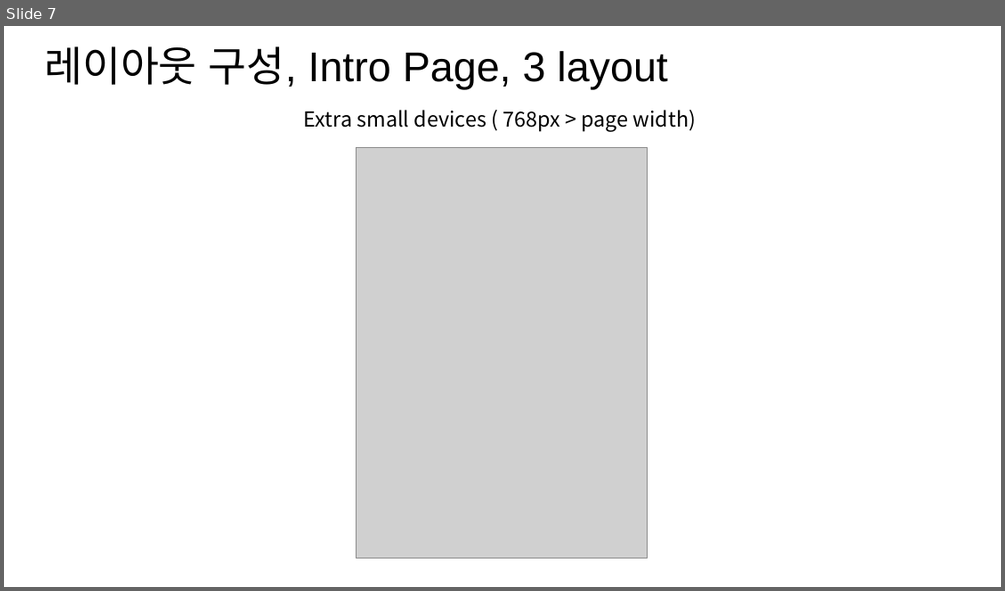
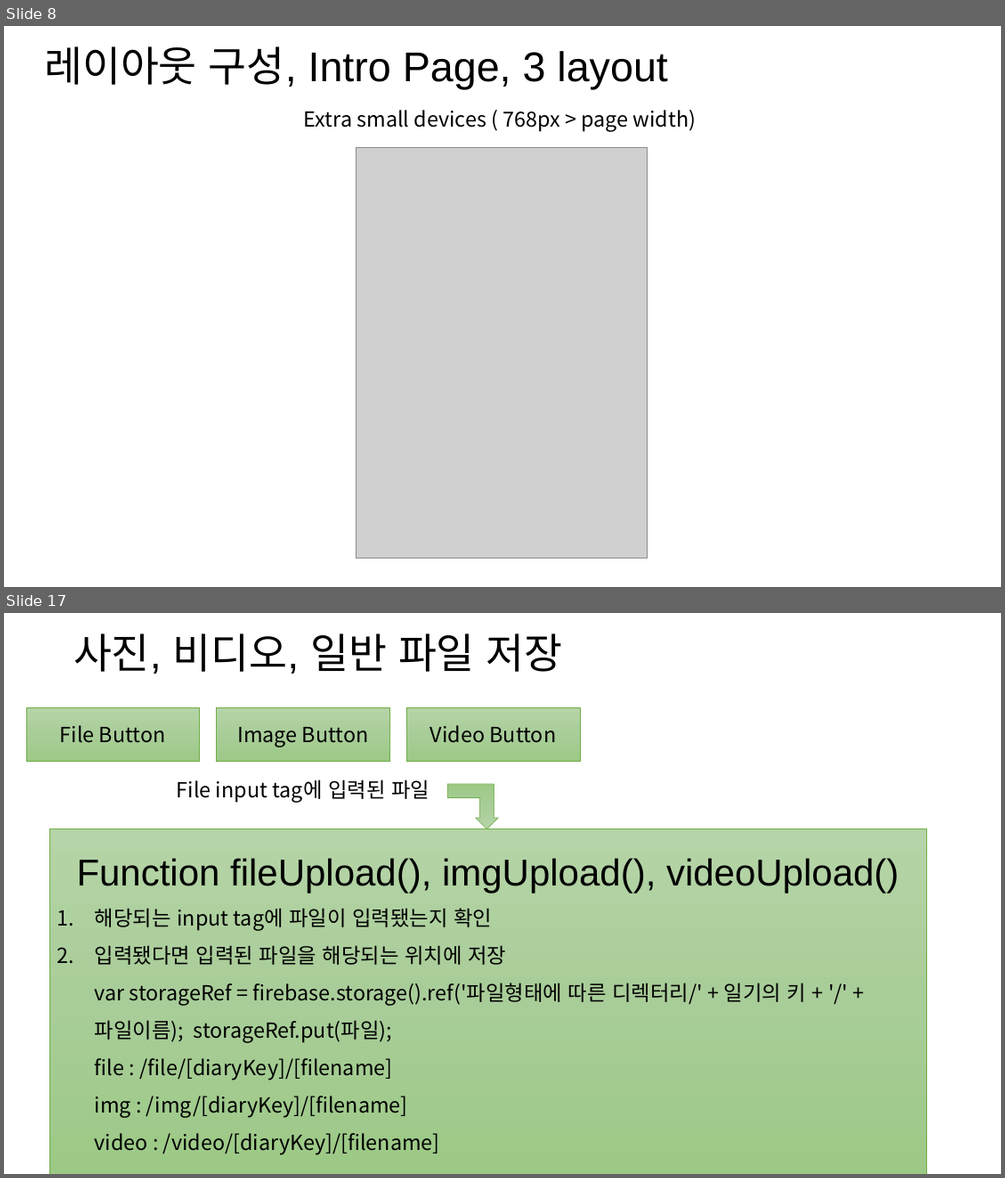
Before and after one commit to naem1023/PROJECT_webProgramming, a slide deck: project_doc_201611263_박성호.pptx. Shown one above the other, each under a label of ours: slide 7 before the commit, slides 8 and 17 after it; the slides between them are not shown. The pictures are 1005x591 and 1005x1178 pixels, drawn with LibreOffice and Linux fonts; fonts in the diff are those of the drawing; grey boxes stand for pictures. Boxes give left, top, right and bottom in pixels: in the first picture for what was removed or moved away, otherwise in the second. Text is boxed around its words. In the diff, an @@ line names an element or a change of style, - is before the commit and + after.

```diff
--- a/project_doc_201611263_박성호.pptx
+++ b/project_doc_201611263_박성호.pptx
@@ slide 17 added at <box>4,613,1001,1174</box>, background #FFFFFF @@
@@ text added at <box>73,633,563,674</box>, 40 pt, text #000000 @@
+사진, 비디오, 일반 파일 저장
@@ rectangle added at <box>26,708,200,761</box>, fill gradient #B5D5A7 to #AACE9A to #9CC987, outline #70AD47 0.5 pt, 20 pt, text #000000 @@
+File Button
@@ rectangle added at <box>217,708,390,761</box>, fill gradient #B5D5A7 to #AACE9A to #9CC987, outline #70AD47 0.5 pt, 20 pt, text #000000 @@
+Image Button
@@ rectangle added at <box>407,708,581,761</box>, fill gradient #B5D5A7 to #AACE9A to #9CC987, outline #70AD47 0.5 pt, 20 pt, text #000000 @@
+Video Button
@@ text added at <box>177,779,429,803</box>, 20 pt, text #000000 @@
+File input tag에 입력된 파일
@@ bent up arrow added at <box>447,784,498,829</box>, fill gradient #B5D5A7 to #AACE9A to #9CC987, outline #70AD47 0.5 pt @@
@@ rectangle added at <box>49,829,926,1174</box>, fill gradient #B5D5A7 to #AACE9A to #9CC987, outline #70AD47 0.5 pt, 20 pt, text #000000 @@
+Function fileUpload(), imgUpload(), videoUpload()
+1. 해당되는 input tag에 파일이 입력됐는지 확인
+2. 입력됐다면 입력된 파일을 해당되는 위치에 저장
+   var storageRef = firebase.storage().ref('파일형태에 따른 디렉터리/' + 일기의 키 + '/' + 파일이름); storageRef.put(파일);
+   file : /file/[diaryKey]/[filename]
+   img : /img/[diaryKey]/[filename]
+   video : /video/[diaryKey]/[filename]
@@ what was slide 7 is now slide 8 @@
```
Also in this commit, not shown: 1 slide changed, 14 other slides added, 1 slide removed, 7 other files.
